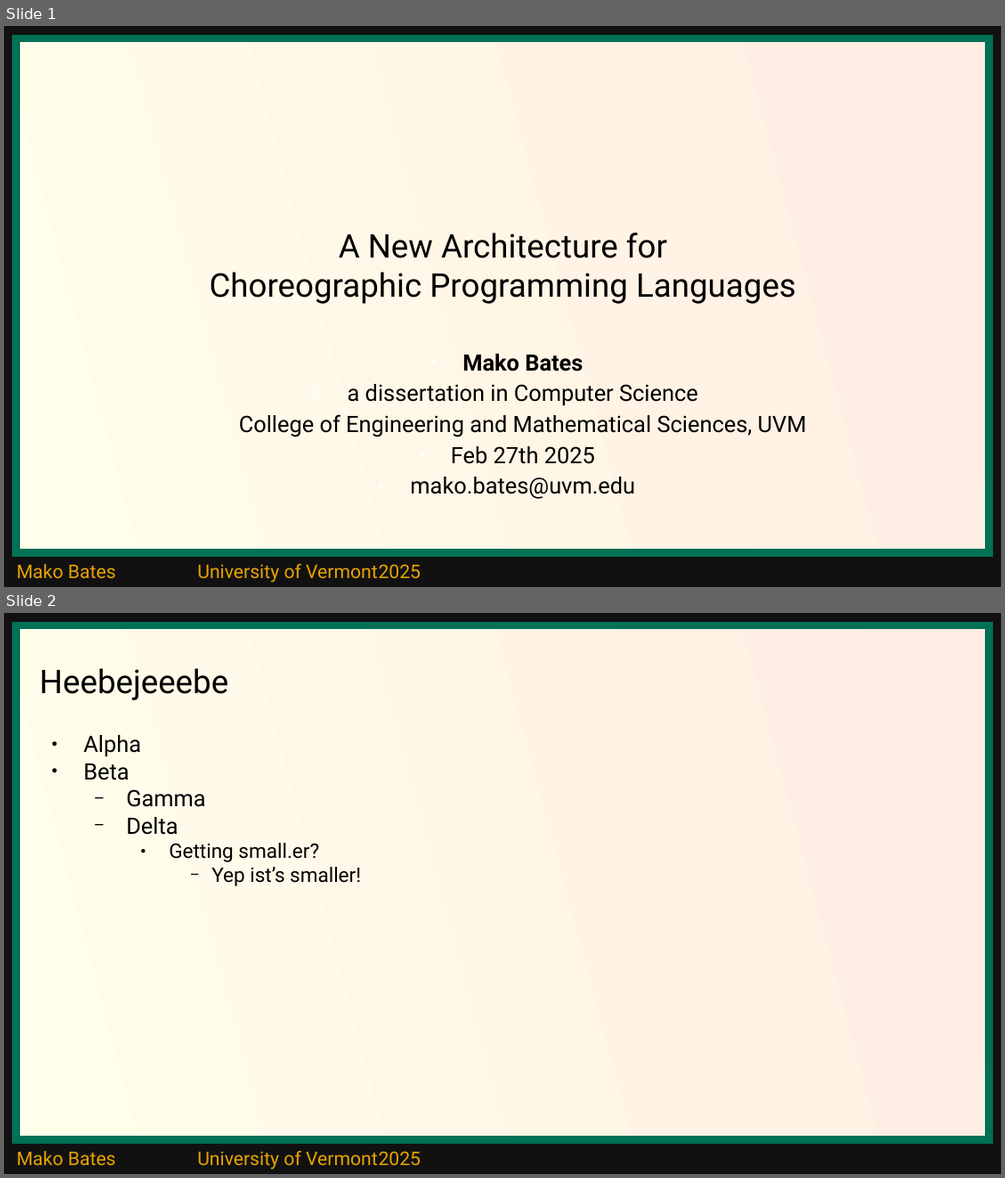
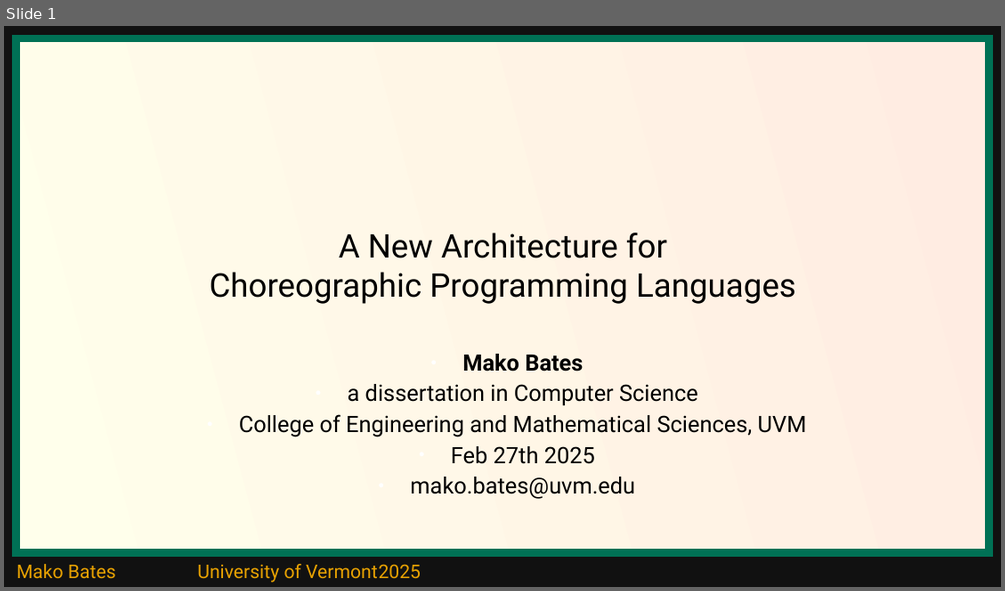
Before and after one commit to ShapeOfMatter/thesis_CP_UVM, a slide deck: thesis defense.odp. Shown one above the other, each under a label of ours: slides 1 and 2 before the commit, slide 1 after it. The pictures are 1005x1178 and 1005x591 pixels, drawn with LibreOffice and Linux fonts; fonts in the diff are those of the drawing. Boxes give left, top, right and bottom in pixels: in the first picture for what was removed or moved away, otherwise in the second. Text is boxed around its words. In the diff, an @@ line names an element or a change of style, - is before the commit and + after.

```diff
--- a/thesis defense.odp
+++ b/thesis defense.odp
@@ slide 2 removed at (4, 613, 1001, 1174), background #111111; not listed: 2 template elements that a slide beside it also shows @@
@@ title removed at (40, 668, 228, 700) @@
-Heebejeeebe
@@ text removed at (83, 735, 361, 886) @@
-● Alpha
-● Beta
-  − Gamma
-  − Delta
-    ● Getting small.er?
-      − Yep ist’s smaller!
```
Also in this commit, not shown: 2 slides changed, 5 slides added, 2 other slides removed.
